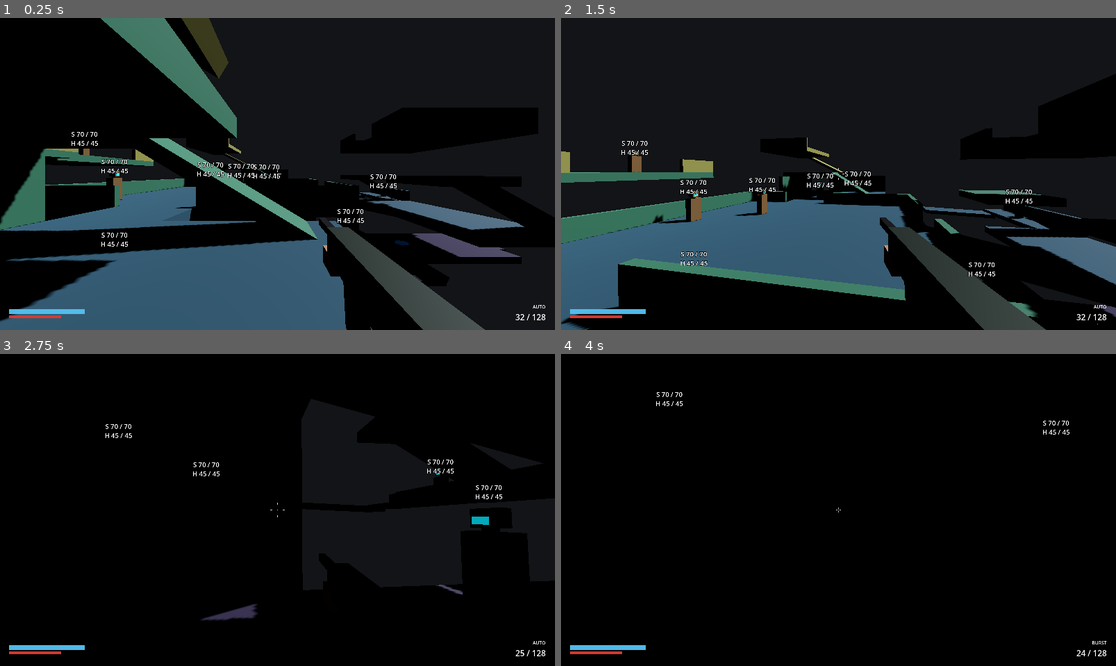
Above: before the commit, frames 1-4 (two rows, left to right).
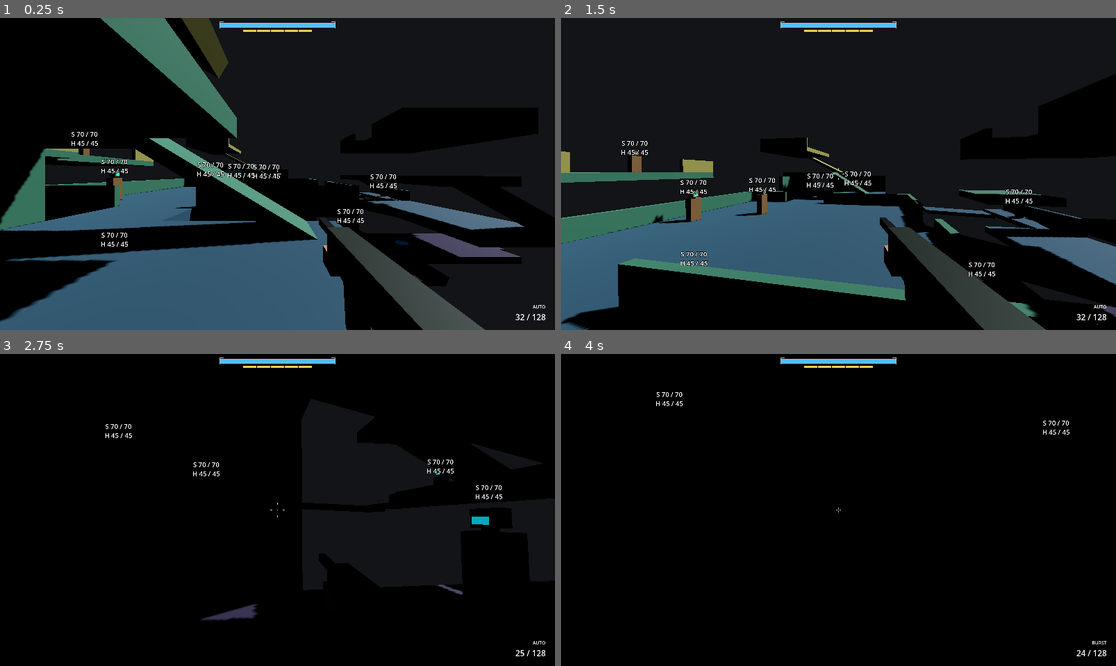
Above: after the commit, the same moments.

Repository: StudioSadTouch/Project-Long-Colt
Game: Godot game, scene res://scenes/main/main_lockout.tscn
The game is run twice, just before and just after one commit, with the same random seed, the same clock (stepped at 60 frames per second) and the same inputs.
Inputs (mouse positions are in pixels of both pictures, inside the frame that each line leads up to):
- Up to frame 1 (0.25 s): no input
- Up to frame 2 (1.5 s): move the mouse to (866, 174) at 0.52 s; hold Right mouse button (action_alt_fire) 0.53-1.28 s; hold W (action_move_forward) from 0.53 s (still down); tap Space (action_jump) at 0.77 s; move the mouse to (810, 174) at 1.27 s; tap Ctrl (action_crouch) at 1.35 s
- Up to frame 3 (2.75 s): keep holding W (action_move_forward); tap Space (action_jump) at 1.52 s; move the mouse to (288, 503) at 2.02 s; press the mouse at (288, 503) at 2.03 s
- Up to frame 4 (4 s): keep holding W (action_move_forward); move the mouse to (832, 516) at 2.77 s; release the mouse at (832, 516) at 2.78 s; tap F (action_fire_select) at 2.85 s; tap Space (action_jump) at 3.02, 3.77 s; move the mouse to (877, 513) at 3.52 s; hold E (action_interact) from 3.53 s (still down)

The runs differ from the first frame. In frame 1, 0.7% of the frame differs, in the area x 1-61%, y 1-97%; in frame 2, 0.7%; in frame 3, 0.7%; in frame 4, 0.7%.

Commit message:
HUD: Halo-style shield meter top centre with segmented health, low-shield flash and sfx_event hooks, CE-style scope overlay; drop old bottom-left bars

Diff:
--- a/scenes/ui/hud.tscn
+++ b/scenes/ui/hud.tscn
@@ -1,18 +1,19 @@
-[gd_scene load_steps=5 format=3]
+[gd_scene load_steps=2 format=3]
 
 [ext_resource type="Script" path="res://scripts/ui/hud.gd" id="1_hud"]
 
-[sub_resource type="StyleBoxFlat" id="StyleBox_bg"]
-bg_color = Color(0.05, 0.06, 0.07, 0.6)
-
-[sub_resource type="StyleBoxFlat" id="StyleBox_shield"]
-bg_color = Color(0.35, 0.8, 1.0, 0.9)
-
-[sub_resource type="StyleBoxFlat" id="StyleBox_health"]
-bg_color = Color(0.9, 0.25, 0.2, 0.9)
-
 [node name="HUD" type="CanvasLayer"]
 script = ExtResource("1_hud")
+
+[node name="Scope" type="Control" parent="."]
+visible = false
+layout_mode = 3
+anchors_preset = 15
+anchor_right = 1.0
+anchor_bottom = 1.0
+grow_horizontal = 2
+grow_vertical = 2
+mouse_filter = 2
 
 [node name="Crosshair" type="Control" parent="."]
 layout_mode = 3
@@ -38,38 +39,6 @@
 theme_override_font_sizes/font_size = 28
 text = "12 / 48"
 horizontal_alignment = 2
-
-[node name="ShieldBar" type="ProgressBar" parent="."]
-anchors_preset = 2
-anchor_top = 1.0
-anchor_bottom = 1.0
-offset_left = 32.0
-offset_top = -72.0
-offset_right = 292.0
-offset_bottom = -56.0
-grow_vertical = 0
-mouse_filter = 2
-theme_override_styles/background = SubResource("StyleBox_bg")
-theme_override_styles/fill = SubResource("StyleBox_shield")
-max_value = 70.0
-value = 70.0
-show_percentage = false
-
-[node name="HealthBar" type="ProgressBar" parent="."]
-anchors_preset = 2
-anchor_top = 1.0
-anchor_bottom = 1.0
-offset_left = 32.0
-offset_top = -50.0
-offset_right = 212.0
-offset_bottom = -40.0
-grow_vertical = 0
-mouse_filter = 2
-theme_override_styles/background = SubResource("StyleBox_bg")
-theme_override_styles/fill = SubResource("StyleBox_health")
-max_value = 45.0
-value = 45.0
-show_percentage = false
 
 [node name="FireMode" type="Label" parent="."]
 anchors_preset = 3
@@ -120,3 +89,15 @@
 max_value = 1.0
 step = 0.0
 show_percentage = false
+
+[node name="ShieldMeter" type="Control" parent="."]
+layout_mode = 3
+anchors_preset = 5
+anchor_left = 0.5
+anchor_right = 0.5
+offset_left = -200.0
+offset_top = 18.0
+offset_right = 200.0
+offset_bottom = 64.0
+grow_horizontal = 2
+mouse_filter = 2
--- a/scripts/ui/hud.gd
+++ b/scripts/ui/hud.gd
@@ -1,39 +1,78 @@
 extends CanvasLayer
-## Minimal combat HUD: ammo count and a crosshair whose gap tracks weapon spread.
+## Combat HUD, Bungie-era: chunky shield meter top centre with segmented health under it,
+## low-shield flash + beep hook, ammo and fire mode bottom right, a bloom-tracking crosshair,
+## and a Halo CE-style scope overlay for weapons with data.zoom_overlay.
+## No audio here: listen to sfx_event(name) (names: "low_shield_beep", "shield_broken",
+## "shield_recharge", "shield_full") or low_shield_warning(active).
+
+signal sfx_event(event: StringName)
+signal low_shield_warning(active: bool)
 
 const TICK_LENGTH := 6.0
 const TICK_WIDTH := 2.0
 const MIN_GAP := 3.0
 const HIT_FLASH_TIME := 0.12
 
+## Shield meter (top centre, ShieldMeter node).
+const SHIELD_FILL := Color(0.35, 0.78, 1.0, 0.95)
+const SHIELD_LOW_FILL := Color(1.0, 0.3, 0.2, 0.95)
+const SHIELD_EMPTY := Color(0.05, 0.07, 0.09, 0.7)
+const FRAME_COLOR := Color(0.75, 0.8, 0.82, 0.9)
+const HEALTH_FILL := Color(0.95, 0.85, 0.35, 0.95)
+const HEALTH_EMPTY := Color(0.12, 0.1, 0.06, 0.7)
+const SHIELD_BAR_HEIGHT := 18.0
+const HEALTH_BAR_HEIGHT := 7.0
+const HEALTH_BAR_WIDTH_FRACTION := 0.6
+const BAR_GAP := 6.0
+## Scope overlay.
+const SCOPE_RADIUS_FRACTION := 0.44
+const SCOPE_SEGMENTS := 64
+const SCOPE_COLOR := Color(0.0, 0.0, 0.0, 1.0)
+const SCOPE_RETICLE := Color(0.85, 0.95, 0.85, 0.9)
+
 @export var holder_path: NodePath
 @export var health_path: NodePath
+## Shield fraction (0..1) at or below which the meter flashes and beeps.
+@export_range(0.0, 1.0) var low_shield_threshold: float = 0.25
+## Seconds between low_shield_beep events while the warning is active.
+@export var low_shield_beep_interval: float = 0.5
+## Flashes per second while low.
+@export var low_shield_flash_rate: float = 4.0
+@export var health_segments: int = 5
 
 var _holder: WeaponHolder
 var _weapon: Weapon
 var _hit_flash: float = 0.0
 var _hit_color: Color = Weapon.zone_color(Weapon.HitZone.BODY)
+var _health: HealthShield
+var _shield_fraction: float = 1.0
+var _health_fraction: float = 1.0
+var _low_shield: bool = false
+var _beep_left: float = 0.0
+var _time: float = 0.0
 
 @onready var ammo_label: Label = $Ammo
 @onready var mode_label: Label = $FireMode
 @onready var prompt_label: Label = $Prompt
 @onready var prompt_bar: ProgressBar = $Prompt/Hold
 @onready var crosshair: Control = $Crosshair
-@onready var shield_bar: ProgressBar = $ShieldBar
-@onready var health_bar: ProgressBar = $HealthBar
+@onready var shield_meter: Control = $ShieldMeter
+@onready var scope: Control = $Scope
 
 
 func _ready() -> void:
 	crosshair.draw.connect(_draw_crosshair)
-	var health := get_node_or_null(health_path) as HealthShield
-	if health != null:
-		shield_bar.max_value = health.max_shield
-		health_bar.max_value = health.max_health
-		health.changed.connect(_on_health_changed)
-		_on_health_changed(health.shield, health.health)
+	shield_meter.draw.connect(_draw_shield_meter)
+	scope.draw.connect(_draw_scope)
+	_health = get_node_or_null(health_path) as HealthShield
+	if _health != null:
+		_health.changed.connect(_on_health_changed)
+		_health.shield_broken.connect(sfx_event.emit.bind(&"shield_broken"))
+		_health.shield_recharge_started.connect(sfx_event.emit.bind(&"shield_recharge"))
+		_health.shield_full.connect(sfx_event.emit.bind(&"shield_full"))
+		_on_health_changed(_health.shield, _health.health)
 	else:
-		shield_bar.visible = false
-		health_bar.visible = false
+		shield_meter.visible = false
 	_holder = get_node_or_null(holder_path) as WeaponHolder
 	if _holder == null:
 		push_warning("HUD has no WeaponHolder")
@@ -43,9 +82,41 @@
 
 
 func _process(delta: float) -> void:
+	_time += delta
 	_hit_flash = maxf(_hit_flash - delta, 0.0)
-	crosshair.queue_redraw()
+	_update_low_shield(delta)
+	var scoped := _is_scoped()
+	scope.visible = scoped
+	crosshair.visible = not scoped
+	if scoped:
+		scope.queue_redraw()
+	else:
+		crosshair.queue_redraw()
+	shield_meter.queue_redraw()
 	_update_prompt()
+
+
+func _is_scoped() -> bool:
+	return (
+		is_instance_valid(_weapon)
+		and _weapon.data != null
+		and _weapon.data.zoom_overlay
+		and _weapon.zoomed
+	)
+
+
+func _update_low_shield(delta: float) -> void:
+	var low := _health != null and not _health.dead and _shield_fraction <= low_shield_threshold
+	if low != _low_shield:
+		_low_shield = low
+		low_shield_warning.emit(low)
+		_beep_left = 0.0
+	if not low:
+		return
+	_beep_left -= delta
+	if _beep_left <= 0.0:
+		_beep_left = low_shield_beep_interval
+		sfx_event.emit(&"low_shield_beep")
 
 
 func _update_prompt() -> void:
@@ -78,8 +149,65 @@
 
 
 func _on_health_changed(shield: float, health: float) -> void:
-	shield_bar.value = shield
-	health_bar.value = health
+	_shield_fraction = shield / maxf(_health.max_shield, 0.001)
+	_health_fraction = health / maxf(_health.max_health, 0.001)
+
+
+func _draw_shield_meter() -> void:
+	var w := shield_meter.size.x
+	# Shield: framed bar with chamfered-look corner brackets.
+	var bar := Rect2(0.0, 0.0, w, SHIELD_BAR_HEIGHT)
+	shield_meter.draw_rect(bar, SHIELD_EMPTY)
+	var fill := SHIELD_FILL
+	if _low_shield and fmod(_time * low_shield_flash_rate, 1.0) < 0.5:
+		fill = SHIELD_LOW_FILL
+	if _shield_fraction > 0.0:
+		shield_meter.draw_rect(
+			Rect2(2.0, 2.0, (w - 4.0) * _shield_fraction, SHIELD_BAR_HEIGHT - 4.0), fill
+		)
+	shield_meter.draw_rect(bar, FRAME_COLOR, false, 2.0)
+	for x in [0.0, w]:
+		var dir := 1.0 if x == 0.0 else -1.0
+		shield_meter.draw_line(Vector2(x, -4.0), Vector2(x + dir * 14.0, -4.0), FRAME_COLOR, 2.0)
+		shield_meter.draw_line(Vector2(x, -4.0), Vector2(x, 4.0), FRAME_COLOR, 2.0)
+	# Health: segments under the shield bar, centred.
+	var hw := w * HEALTH_BAR_WIDTH_FRACTION
+	var x0 := (w - hw) * 0.5
+	var y0 := SHIELD_BAR_HEIGHT + BAR_GAP
+	var count := maxi(health_segments, 1)
+	var seg_w := (hw - 3.0 * (count - 1)) / count
+	for i in count:
+		var seg := Rect2(x0 + i * (seg_w + 3.0), y0, seg_w, HEALTH_BAR_HEIGHT)
+		var lit := clampf(_health_fraction * count - i, 0.0, 1.0)
+		shield_meter.draw_rect(seg, HEALTH_EMPTY)
+		if lit > 0.0:
+			shield_meter.draw_rect(
+				Rect2(seg.position, Vector2(seg_w * lit, HEALTH_BAR_HEIGHT)), HEALTH_FILL
+			)
+
+
+## Halo CE-style scope: black outside a circle, thin ring, crosshair with a centre gap.
+func _draw_scope() -> void:
+	var size := scope.size
+	var center := size * 0.5
+	var radius := minf(size.x, size.y) * SCOPE_RADIUS_FRACTION
+	var far := size.length()
+	for i in SCOPE_SEGMENTS:
+		var a0 := TAU * i / SCOPE_SEGMENTS
+		var a1 := TAU * (i + 1) / SCOPE_SEGMENTS
+		var d0 := Vector2(cos(a0), sin(a0))
+		var d1 := Vector2(cos(a1), sin(a1))
+		scope.draw_colored_polygon(
+			PackedVector2Array(
+				[center + d0 * radius, center + d1 * radius, center + d1 * far, center + d0 * far]
+			),
+			SCOPE_COLOR
+		)
+	scope.draw_arc(center, radius, 0.0, TAU, SCOPE_SEGMENTS, SCOPE_RETICLE, 2.0)
+	var gap := radius * 0.06
+	for dir in [Vector2.UP, Vector2.DOWN, Vector2.LEFT, Vector2.RIGHT]:
+		scope.draw_line(center + dir * gap, center + dir * radius * 0.9, SCOPE_RETICLE, 1.5)
+	scope.draw_rect(Rect2(center - Vector2.ONE, Vector2(2.0, 2.0)), SCOPE_RETICLE)
 
 
 func _on_fire_mode_changed(_mode: int) -> void:
